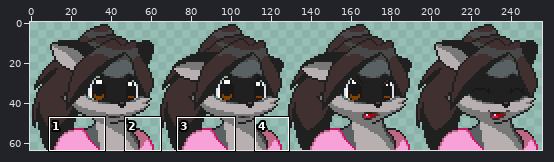
Sprite sheet: game/res/kl/sprSophieF.png. The picture above shows the old version from afar; the outline marks the close-up.
Close-up. Before the commit:
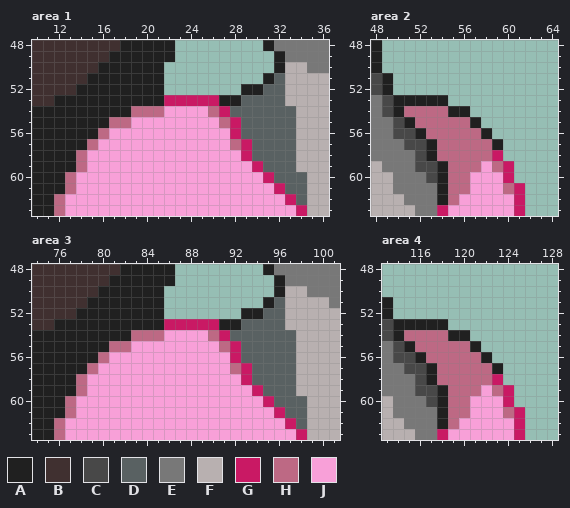
The file is 256x64 pixels. Shown: area 1: x 10..36, y 48..63; area 2: x 48..64, y 48..63; area 3: x 74..101, y 48..63; area 4: x 113..128, y 48..63. The commit also changed other parts of the picture, which this record leaves out.
Palette (. is transparent): A #202020  B #403030  C #484848  D #596162  E #787878  F #b8b0b0  G #c91964  H #bd6984  J #f8a0d8
After the commit:
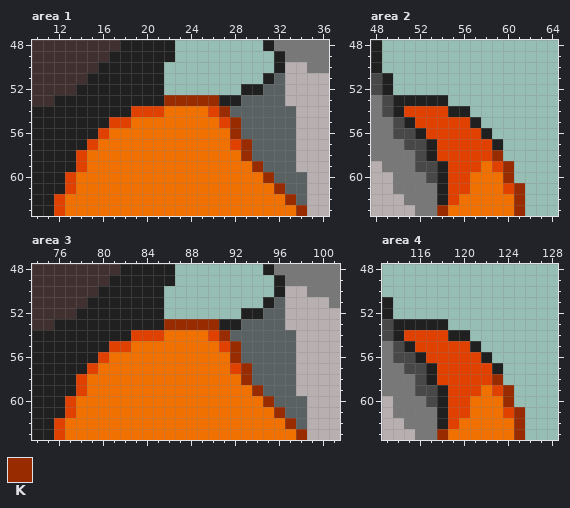
Colours new in this view: K #992b00
Difference:
Colour H changes from #bd6984 to #e04000.
Colour J changes from #f8a0d8 to #f07000.
Area 1:
Colour G becomes colour K in row 53 at x 22 to 26; in row 54 at x 27; in rows 55 to 56 at x 28; in rows 57 to 58 at x 29; in row 59 at x 30; in row 60 at x 31.
Colour G becomes colour K in row 61 at x 32; in row 62 at x 33; in row 63 at x 34.
Area 2:
Colour G becomes colour K in row 58 at x 59; in rows 59 to 60 at x 60; in rows 61 to 62 at x 61; in row 63 at x 54 and 61.
Area 3:
Colour G becomes colour K in row 53 at x 86 to 90; in row 54 at x 91; in rows 55 to 56 at x 92; in rows 57 to 58 at x 93; in row 59 at x 94; in row 60 at x 95.
Colour G becomes colour K in row 61 at x 96; in row 62 at x 97; in row 63 at x 98.
Area 4:
Colour G becomes colour K in row 58 at x 123; in rows 59 to 60 at x 124; in rows 61 to 62 at x 125; in row 63 at x 118 and 125.
Pixel boxes of the changes (left, top, right, bottom) in both close-ups:
changed: (54, 95, 307, 216)
changed: (404, 106, 525, 216)
changed: (54, 319, 307, 440)
changed: (404, 330, 525, 440)
